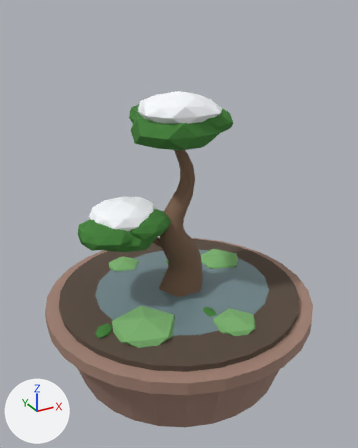
Two versions of the glTF model public/models/bonsai_2_young.glb, one commit apart.
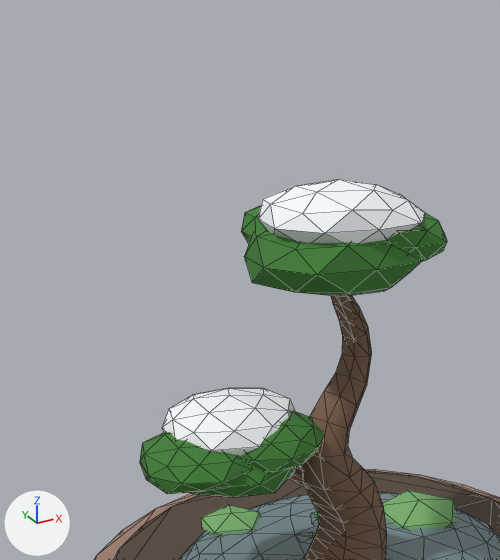
There are two pictures of each version: one whole from a 50 mm lens placed at (-0.141, -0.256, 0.229), pointed at (-0.001, -0.002, 0.103), one close up on the part from 2% to 73% of the width and 0% to 63% of the height. The lights are fixed; the arrows at lower left show +X, +Y and +Z. The older version's two pictures come first. The close-ups show mesh edges as thin lines.

In view in the first close-up: 'foliage', 'moss', 'pot', 'puddle', 'snow', 'soil', 'trunk' and 1 more.
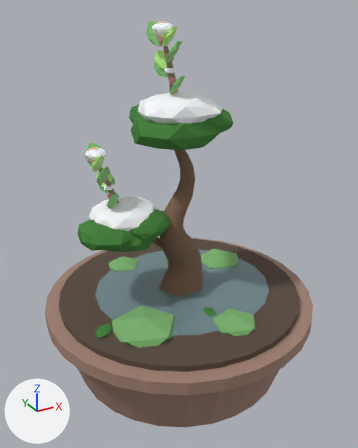
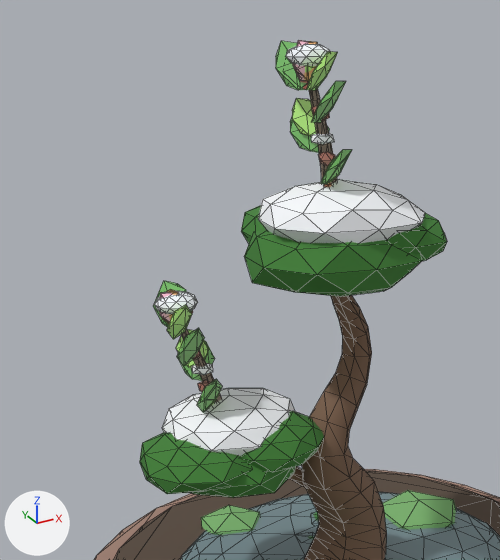
The change, as a diff of the scene's bpy script:
```diff
--- a/public/models/bonsai_2_young.glb.py
+++ b/public/models/bonsai_2_young.glb.py
@@ mat_shoot @@
+mat_shoot = bpy.data.materials.new('shoot')
+mat_shoot.use_nodes = True; mat_shoot.node_tree.nodes.clear()
+_N = mat_shoot.node_tree.nodes; _L = mat_shoot.node_tree.links
+n0 = _N.new('ShaderNodeBsdfPrincipled'); n0.name = 'Principled BSDF'
+n0.inputs[2].default_value = 0.6  # 'Roughness'
+n0.inputs[27].default_value = (0.06, 0.06, 0.051, 1.0)  # 'Emission Color', dark grey #454540
+n0.inputs[28].default_value = 1.0  # 'Emission Strength'
+n1 = _N.new('ShaderNodeOutputMaterial'); n1.name = 'Material Output'
+n2 = _N.new('ShaderNodeVertexColor'); n2.name = 'Color Attribute'
+_L.new(n0.outputs[0], n1.inputs[0])  # 'BSDF' to 'Surface'
+_L.new(n2.outputs[0], n0.inputs[0])  # 'Color' to 'Base Color'
@@ me_shoot_02_winter @@
+me_shoot_02_winter.from_pydata(...)  # 144 vertices, 264 faces; spans x -0.0158..0.0004, y -0.0062..0.0062, z 0.163..0.2219
+me_shoot_02_winter.materials.append(mat_shoot)
@@ me_shoot_02_summer @@
+me_shoot_02_summer.from_pydata(...)  # 114 vertices, 204 faces; spans x -0.0146..0.0004, y -0.0148..0.0154, z 0.163..0.2221
+me_shoot_02_summer.materials.append(mat_shoot)
@@ me_shoot_02_spring @@
+me_shoot_02_spring.from_pydata(...)  # 102 vertices, 184 faces; spans x -0.0147..0.0004, y -0.0132..0.0123, z 0.163..0.2224
+me_shoot_02_spring.materials.append(mat_shoot)
@@ me_shoot_02_autumn @@
+me_shoot_02_autumn.from_pydata(...)  # 90 vertices, 164 faces; spans x -0.0144..0.0004, y -0.0112..0.0125, z 0.163..0.2222
+me_shoot_02_autumn.materials.append(mat_shoot)
@@ me_shoot_01_winter @@
+me_shoot_01_winter.from_pydata(...)  # 144 vertices, 264 faces; spans x -0.0542..-0.033, y 0.006..0.0186, z 0.1013..0.1545
+me_shoot_01_winter.materials.append(mat_shoot)
@@ me_shoot_01_summer @@
+me_shoot_01_summer.from_pydata(...)  # 114 vertices, 204 faces; spans x -0.0534..-0.033, y -0.0019..0.0276, z 0.1013..0.1545
+me_shoot_01_summer.materials.append(mat_shoot)
@@ me_shoot_01_spring @@
+me_shoot_01_spring.from_pydata(...)  # 102 vertices, 184 faces; spans x -0.0543..-0.033, y -0.0001..0.0234, z 0.1013..0.1545
+me_shoot_01_spring.materials.append(mat_shoot)
@@ me_shoot_01_autumn @@
+me_shoot_01_autumn.from_pydata(...)  # 90 vertices, 164 faces; spans x -0.0533..-0.033, y -0.0005..0.0246, z 0.1013..0.1547
+me_shoot_01_autumn.materials.append(mat_shoot)
@@ ob_shoot_02_winter @@
+ob_shoot_02_winter = bpy.data.objects.new('shoot_02_winter', me_shoot_02_winter)
+ob_shoot_02_winter.location = (0.0, 0.0, 0.0)
@@ ob_shoot_02_summer @@
+ob_shoot_02_summer = bpy.data.objects.new('shoot_02_summer', me_shoot_02_summer)
+ob_shoot_02_summer.location = (0.0, 0.0, 0.0)
@@ ob_shoot_02_spring @@
+ob_shoot_02_spring = bpy.data.objects.new('shoot_02_spring', me_shoot_02_spring)
+ob_shoot_02_spring.location = (0.0, 0.0, 0.0)
@@ ob_shoot_02_autumn @@
+ob_shoot_02_autumn = bpy.data.objects.new('shoot_02_autumn', me_shoot_02_autumn)
+ob_shoot_02_autumn.location = (0.0, 0.0, 0.0)
@@ ob_shoot_01_winter @@
+ob_shoot_01_winter = bpy.data.objects.new('shoot_01_winter', me_shoot_01_winter)
+ob_shoot_01_winter.location = (0.0, 0.0, 0.0)
@@ ob_shoot_01_summer @@
+ob_shoot_01_summer = bpy.data.objects.new('shoot_01_summer', me_shoot_01_summer)
+ob_shoot_01_summer.location = (0.0, 0.0, 0.0)
@@ ob_shoot_01_spring @@
+ob_shoot_01_spring = bpy.data.objects.new('shoot_01_spring', me_shoot_01_spring)
+ob_shoot_01_spring.location = (0.0, 0.0, 0.0)
@@ ob_shoot_01_autumn @@
+ob_shoot_01_autumn = bpy.data.objects.new('shoot_01_autumn', me_shoot_01_autumn)
+ob_shoot_01_autumn.location = (0.0, 0.0, 0.0)
```

Where the change shows, as pixel boxes [x1, y1, x2, y2] in the close-ups (500 x 560 px):
'shoot_02_summer', added: after [276, 41, 352, 184]
'shoot_02_winter', added: after [286, 44, 337, 183]
'shoot_01_summer', added: after [153, 281, 223, 412]
'shoot_02_spring', added: after [292, 40, 340, 184]
'shoot_01_winter', added: after [154, 291, 222, 402]
'shoot_01_spring', added: after [160, 292, 221, 410]
'shoot_02_autumn', added: after [300, 42, 332, 187]
'shoot_01_autumn', added (mostly hidden): after [167, 290, 193, 324]
